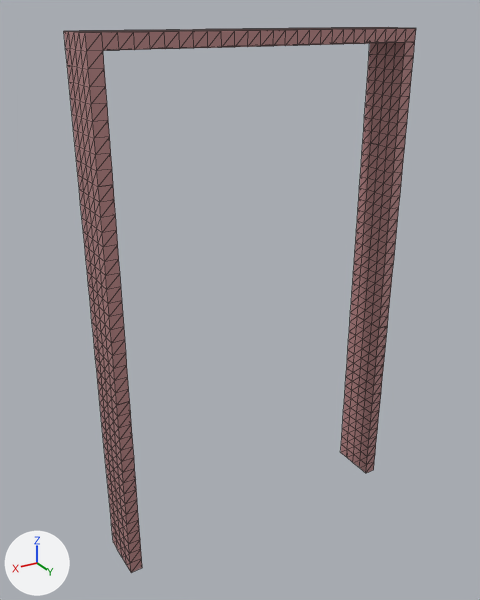
The glTF model Assets/Chaps/All/Door00/Door00-Frame.gltf, before and after one commit.
Before and after are seen from a 50 mm camera at (38.6, 43.0, 42.0) aimed at (13.0, 0.3, 20.6). Arrows for +X, +Y and +Z are at lower left; the lights stay in place. The older version comes first. Mesh edges are drawn as thin lines. Where no turn or scale is listed for an object, it has been applied to the vertices. Vertices at exactly the same position are counted once.
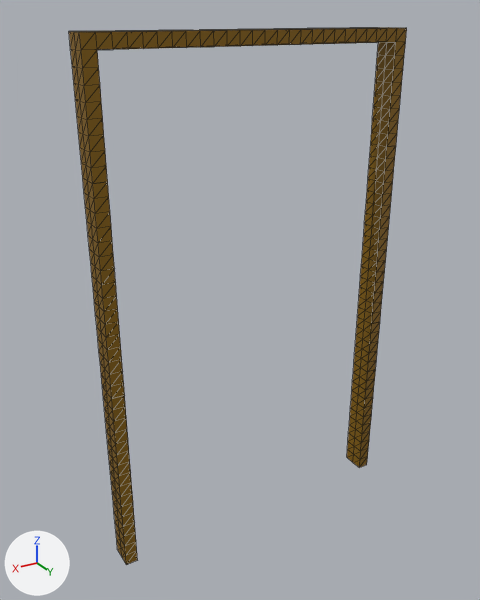
Commit message: * fixed the door 00

The change, as a diff of the scene's bpy script:
```diff
--- a/Assets/Chaps/All/Door00/Door00-Frame.gltf.py
+++ b/Assets/Chaps/All/Door00/Door00-Frame.gltf.py
@@ me_mesh_0 @@
-me_mesh_0.from_pydata(...)  # 136 vertices, 224 faces; spans x 0.0..16.0, y 0.0..3.0, z 8.0..9.0
+me_mesh_0.from_pydata(...)  # 102 vertices, 192 faces; spans x 0.0..16.0, y 0.0..2.0, z 8.0..9.0
+# me_mesh_0 part 1: 34 vertices removed from x 0.0..16.0, y 3.0, z 8.0..9.0
+# me_mesh_0 part 2: 128 kept faces spanning x 0.0..16.0, y 0.0..2.0, z 8.0..9.0 get new vertex colours; the middle colour goes from pink #c18d8d to yellow #8d6600
 me_mesh_0.materials.append(mat_material_1)
@@ me_mesh_1 @@
-me_mesh_1.from_pydata(...)  # 144 vertices, 238 faces; spans x 0.0..9.0, y 0.0..3.0, z 0.0..9.0
+me_mesh_1.from_pydata(...)  # 108 vertices, 204 faces; spans x 0.0..9.0, y 0.0..2.0, z 0.0..9.0
+# me_mesh_1 part 3
+# 36 vertices are removed from x 0.0..9.0, y 3.0, z 0.0..9.0
+# 102 faces are deleted
+# 68 new faces join them
+# me_mesh_1 part 4: 136 kept faces spanning x 0.0..9.0, y 0.0..2.0, z 0.0..9.0 get new vertex colours; the middle colour goes from pink #c18d8d to yellow #8d6600
 me_mesh_1.materials.append(mat_material_1)
@@ me_mesh_2 @@
-me_mesh_2.from_pydata(...)  # 136 vertices, 230 faces; spans x 8.0..9.0, y 0.0..3.0, z 0.0..16.0
+me_mesh_2.from_pydata(...)  # 102 vertices, 196 faces; spans x 8.0..9.0, y 0.0..2.0, z 0.0..16.0
+# me_mesh_2 part 5: 34 vertices removed from x 8.0..9.0, y 3.0, z 0.0..16.0
+# me_mesh_2 part 6: 132 kept faces spanning x 8.0..9.0, y 0.0..2.0, z 0.0..16.0 get new vertex colours; the middle colour goes from pink #c18d8d to yellow #8d6600
 me_mesh_2.materials.append(mat_material_1)
@@ me_mesh_3 @@
-me_mesh_3.from_pydata(...)  # 136 vertices, 224 faces; spans x 8.0..9.0, y 0.0..3.0, z 0.0..16.0
+me_mesh_3.from_pydata(...)  # 102 vertices, 192 faces; spans x 8.0..9.0, y 0.0..2.0, z 0.0..16.0
+# me_mesh_3 part 7: 34 vertices removed from x 8.0..9.0, y 3.0, z 0.0..16.0
+# me_mesh_3 part 8: 128 kept faces spanning x 8.0..9.0, y 0.0..2.0, z 0.0..16.0 get new vertex colours; the middle colour goes from pink #c18d8d to yellow #8d6600
 me_mesh_3.materials.append(mat_material_1)
@@ me_mesh_4 @@
-me_mesh_4.from_pydata(...)  # 80 vertices, 126 faces; spans x 15.0..16.0, y 0.0..3.0, z 0.0..9.0
+me_mesh_4.from_pydata(...)  # 60 vertices, 108 faces; spans x 15.0..16.0, y 0.0..2.0, z 0.0..9.0
+# me_mesh_4 part 9
+# 20 vertices are removed from x 15.0..16.0, y 3.0, z 0.0..9.0
+# 54 faces are deleted
+# 36 new faces join them
+# me_mesh_4 part 10: 72 kept faces spanning x 15.0..16.0, y 0.0..2.0, z 0.0..9.0 get new vertex colours; the middle colour goes from pink #c18d8d to yellow #8d6600
 me_mesh_4.materials.append(mat_material_1)
@@ me_mesh_5 @@
-me_mesh_5.from_pydata(...)  # 136 vertices, 230 faces; spans x 15.0..16.0, y 0.0..3.0, z 0.0..16.0
+me_mesh_5.from_pydata(...)  # 102 vertices, 196 faces; spans x 15.0..16.0, y 0.0..2.0, z 0.0..16.0
+# me_mesh_5 part 11: 34 vertices removed from x 15.0..16.0, y 3.0, z 0.0..16.0
+# me_mesh_5 part 12: 132 kept faces spanning x 15.0..16.0, y 0.0..2.0, z 0.0..16.0 get new vertex colours; the middle colour goes from pink #c18d8d to yellow #8d6600
 me_mesh_5.materials.append(mat_material_1)
@@ me_mesh_6 @@
-me_mesh_6.from_pydata(...)  # 136 vertices, 224 faces; spans x 15.0..16.0, y 0.0..3.0, z 0.0..16.0
+me_mesh_6.from_pydata(...)  # 102 vertices, 192 faces; spans x 15.0..16.0, y 0.0..2.0, z 0.0..16.0
+# me_mesh_6 part 13: 34 vertices removed from x 15.0..16.0, y 3.0, z 0.0..16.0
+# me_mesh_6 part 14: 128 kept faces spanning x 15.0..16.0, y 0.0..2.0, z 0.0..16.0 get new vertex colours; the middle colour goes from pink #c18d8d to yellow #8d6600
 me_mesh_6.materials.append(mat_material_1)
@@ ob_mesh_7 @@
-ob_mesh_7 = bpy.data.objects.new('Mesh_7', me_mesh_7)
@@ ob_mesh_8 @@
-ob_mesh_8 = bpy.data.objects.new('Mesh_8', me_mesh_8)
@@ ob_mesh_9 @@
-ob_mesh_9 = bpy.data.objects.new('Mesh_9', me_mesh_9)
@@ ob_mesh_10 @@
-ob_mesh_10 = bpy.data.objects.new('Mesh_10', me_mesh_10)
@@ ob_mesh_11 @@
-ob_mesh_11 = bpy.data.objects.new('Mesh_11', me_mesh_11)
@@ ob_mesh_12 @@
-ob_mesh_12 = bpy.data.objects.new('Mesh_12', me_mesh_12)
@@ ob_mesh_13 @@
-ob_mesh_13 = bpy.data.objects.new('Mesh_13', me_mesh_13)
```

Pixel boxes (x1, y1, x2, y2) of what changed, in the pictures (480 x 600 px; the box of a moved part takes in the faces that stretch with it):
'Mesh_1', reshaped
    before: (69, 30, 222, 187)
    after: (69, 30, 214, 184)
'Mesh_3', reshaped (10% narrower)
    before: (83, 178, 130, 405)
    after: (83, 178, 125, 399)
'Mesh_6', reshaped (18% narrower)
    before: (357, 143, 405, 328)
    after: (357, 143, 396, 324)
'Mesh_5', reshaped (17% narrower)
    before: (347, 316, 387, 473)
    after: (347, 316, 380, 468)
'Mesh_2', reshaped (10% narrower)
    before: (102, 387, 142, 573)
    after: (102, 387, 138, 565)
'Mesh_4', reshaped (20% narrower)
    before: (371, 27, 416, 149)
    after: (371, 27, 407, 147)
'Mesh_0', reshaped
    before: (216, 28, 406, 47)
    after: (214, 28, 397, 47)
'Mesh_9', deleted
    before: (351, 142, 371, 316)
'Mesh_7', deleted
    before: (341, 312, 357, 457)
'Mesh_10', deleted
    before: (78, 175, 102, 386)
'Mesh_11', deleted
    before: (363, 27, 386, 143)
'Mesh_13', deleted
    before: (64, 30, 147, 178)
'Mesh_8', deleted
    before: (98, 382, 117, 548)
'Mesh_12', deleted
    before: (199, 27, 376, 30)
part 1 of me_mesh_0, deleted
    before: (216, 28, 406, 47)
part 2 of me_mesh_0, recoloured
    both: (227, 28, 359, 30)
part 3 of me_mesh_1, moved or reshaped
    before: (80, 30, 222, 187)
    after: (80, 30, 214, 184)
part 4 of me_mesh_1, recoloured
    both: (69, 30, 207, 183)
part 5 of me_mesh_2, deleted
    before: (112, 400, 142, 573)
part 6 of me_mesh_2, recoloured (darker)
    both: (102, 387, 126, 563)
part 7 of me_mesh_3, deleted
    before: (93, 184, 130, 405)
part 8 of me_mesh_3, recoloured (darker)
    both: (83, 178, 112, 398)
part 9 of me_mesh_4, moved or reshaped
    before: (387, 28, 416, 149)
    after: (387, 28, 407, 147)
part 10 of me_mesh_4, recoloured
    both: (371, 27, 396, 147)
part 11 of me_mesh_5, deleted
    before: (359, 324, 387, 473)
part 12 of me_mesh_5, recoloured (darker)
    both: (347, 316, 372, 467)
part 13 of me_mesh_6, deleted
    before: (372, 147, 405, 328)
part 14 of me_mesh_6, recoloured
    both: (357, 143, 387, 324)
